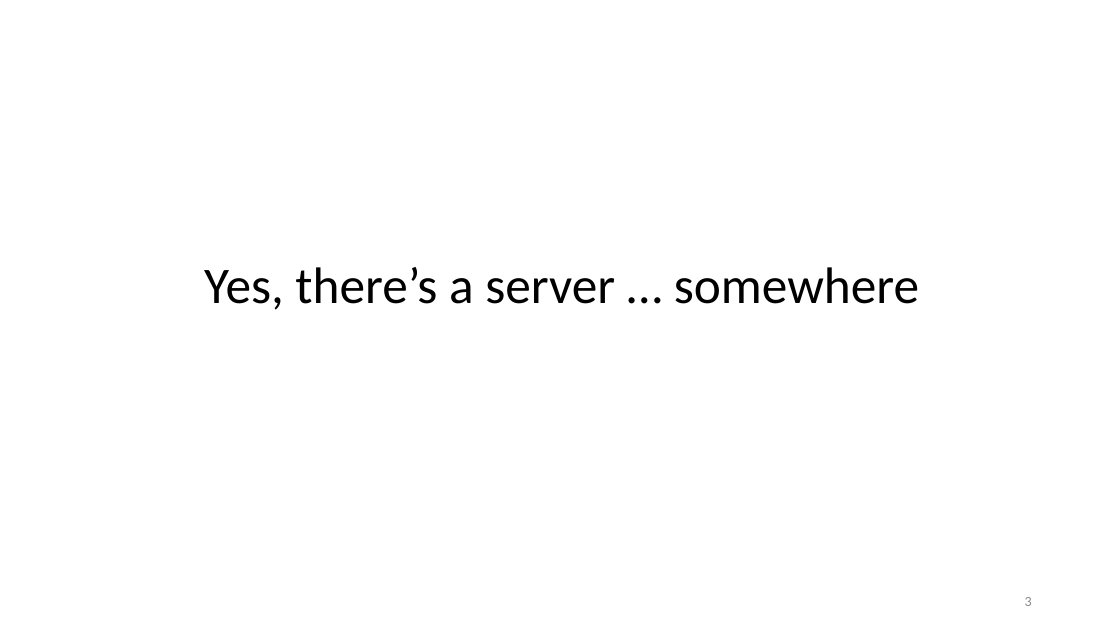
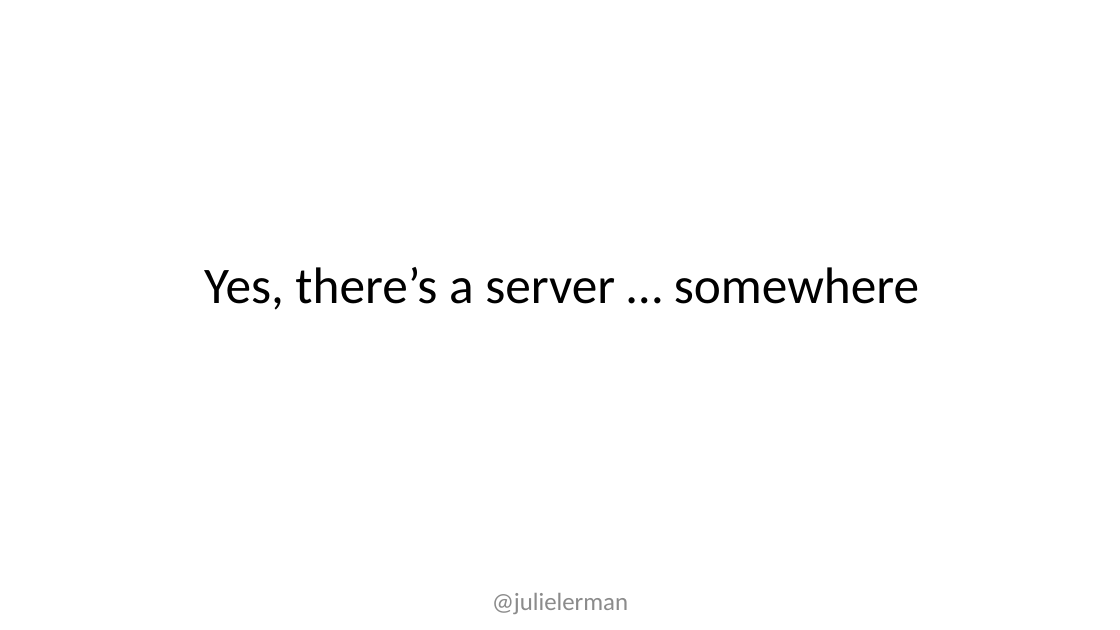
Before and after one commit to julielerman/ServerlessFall2018, a slide deck: slide 3 of Lerman_ServerlessDataAPI.pptx. Drawn at 1120x630 pixels with LibreOffice and Linux fonts; fonts in the diff are those of the drawing. Boxes give left, top, right and bottom in pixels: in the first picture for what was removed or moved away, otherwise in the second. Text is boxed around its words. In the diff, an @@ line names an element or a change of style, - is before the commit and + after.

```diff
--- a/Lerman_ServerlessDataAPI.pptx
+++ b/Lerman_ServerlessDataAPI.pptx
@@ text added at (492, 593, 628, 614), 16 pt, text #8C8C8C @@
+@julielerman
@@ page number removed at (1025, 597, 1032, 606) @@
-3
```
Also in this commit, not shown: 7 other slides changed, 1 slide added, 1 slide removed.
